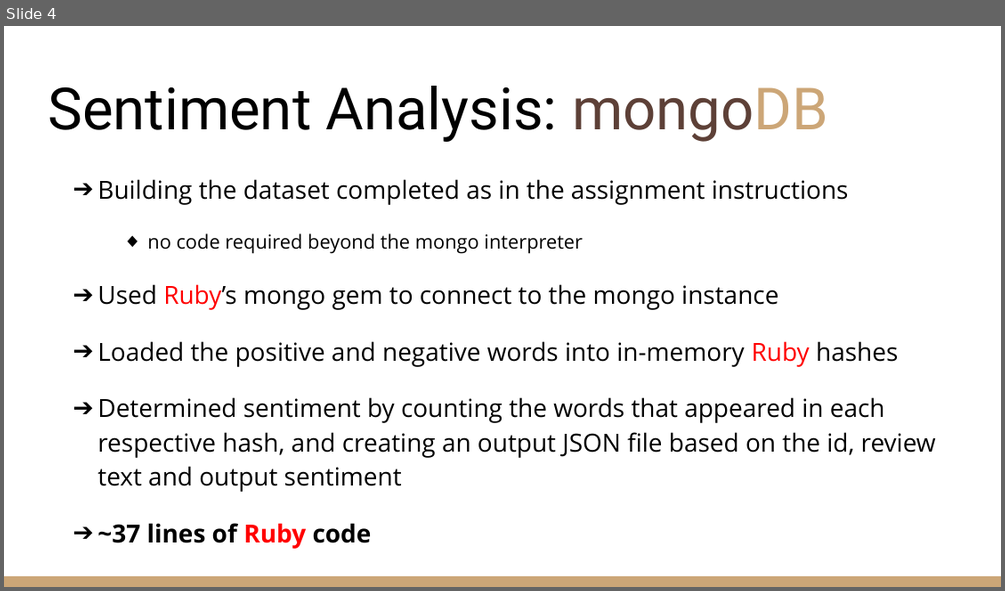
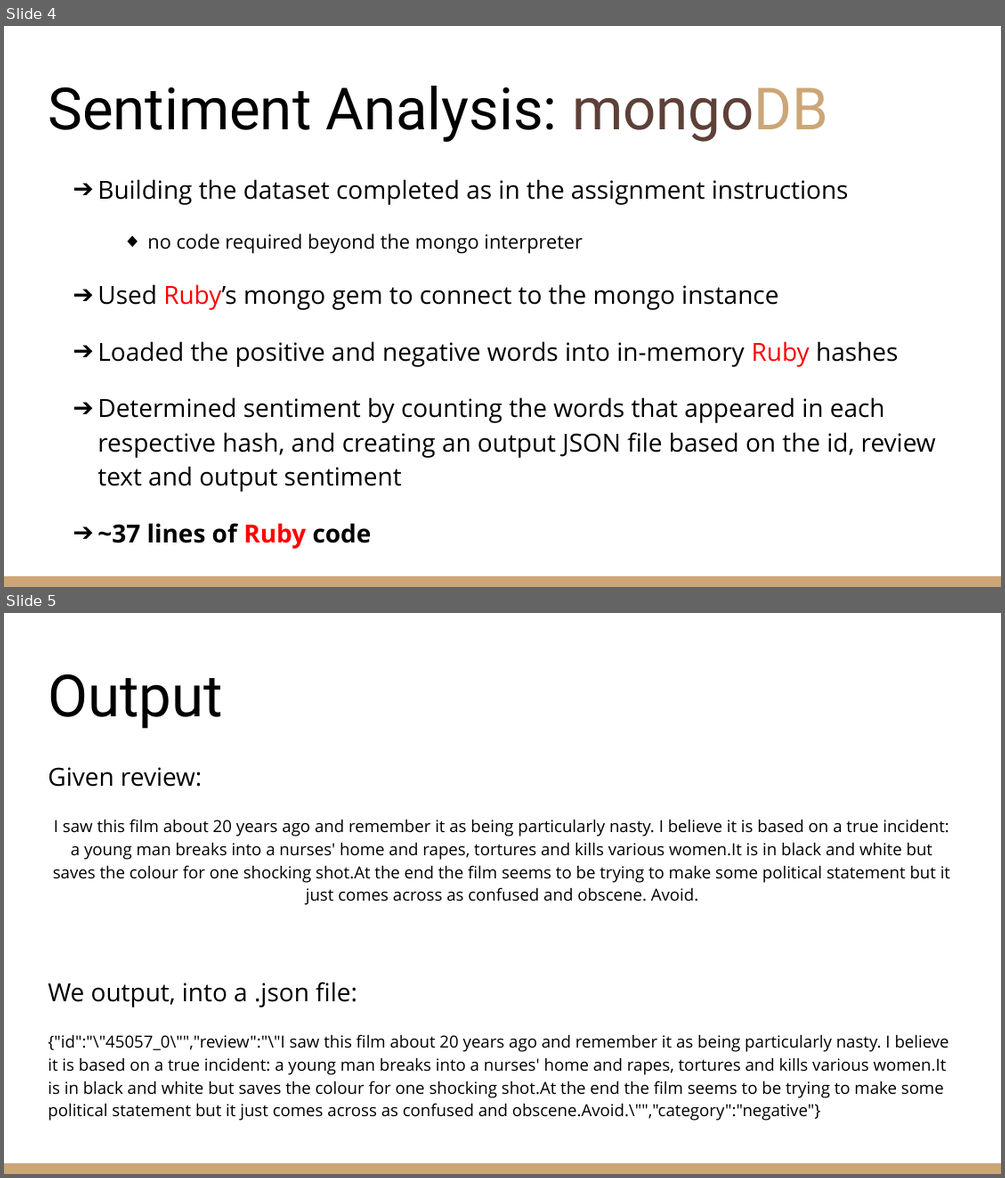
Before and after one commit to MoonWatcher582/NoSQL-Sentiment_Categorizer, a slide deck: presentation/Sentiment Analysis.pptx. Shown one above the other, each under a label of ours: slide 4 before the commit, slides 4 and 5 after it. The pictures are 1005x591 and 1005x1178 pixels, drawn with LibreOffice and Linux fonts; fonts in the diff are those of the drawing. Boxes give left, top, right and bottom in pixels: in the first picture for what was removed or moved away, otherwise in the second. Text is boxed around its words. In the diff, an @@ line names an element or a change of style, - is before the commit and + after.

```diff
--- a/presentation/Sentiment Analysis.pptx
+++ b/presentation/Sentiment Analysis.pptx
@@ slide 5 added at [4, 613, 1001, 1174], background #FFFFFF; not listed: 1 template element that a slide beside it also shows @@
@@ title added at [48, 674, 222, 729], 42 pt, text #000000 @@
+Output
@@ text added at [48, 767, 950, 1120], 12 pt, text #000000 @@
+Given review:
+I saw this film about 20 years ago and remember it as being particularly nasty. I believe it is based on a true incident: a young man breaks into a nurses' home and rapes, tortures and kills various women.It is in black and white but saves the colour for one shocking shot.At the end the film seems to be trying to make some political statement but it just comes across as confused and obscene. Avoid.
+We output, into a .json file:
+{"id":"\"45057_0\"","review":"\"I saw this film about 20 years ago and remember it as being particularly nasty. I believe it is based on a true incident: a young man breaks into a nurses' home and rapes, tortures and kills various women.It is in black and white but saves the colour for one shocking shot.At the end the film seems to be trying to make some political statement but it just comes across as confused and obscene.Avoid.\"","category":"negative"}
```
Also in this commit, not shown: 3 other files.
